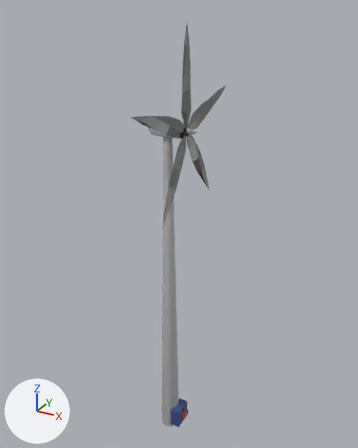
Before and after pictures for a commit that changed the FBX model models/fanAnimated.fbx.
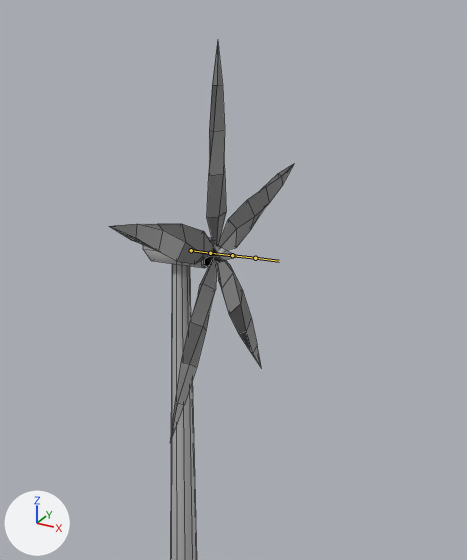
There are two pictures of each version: one whole from a 50 mm lens placed at (41.4, -71.3, 82.5), pointed at (0.8, 2.5, 45.6), one close up on the part from 21% to 88% of the width and 0% to 65% of the height. The axes (+X, +Y, +Z) are drawn at lower left. The lights are the same throughout. The bones that bend it are drawn over the model as lines in the close-ups. The close-ups show mesh edges as thin lines.

In view in the first close-up: 'fanBlades', 'fanPole'.
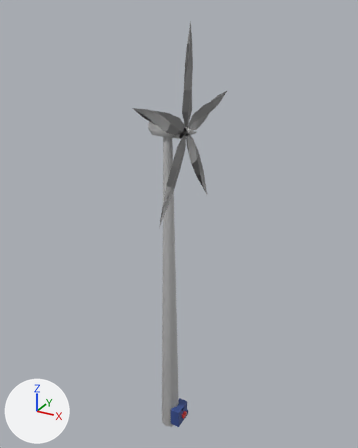
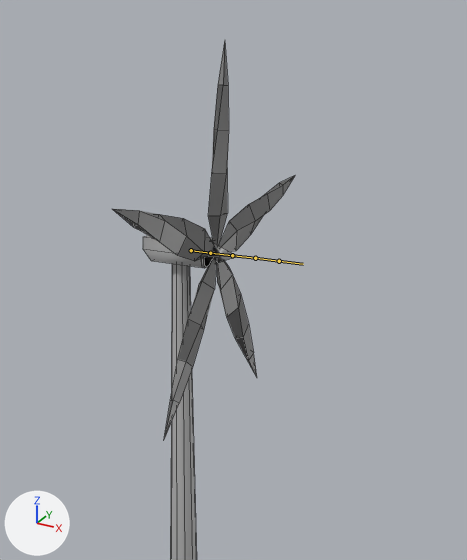
The newer file adds an action. The first version stands in its rest pose; the second is drawn at frame 40 of the action 'ArmatureFan|ArmatureFan|ArmatureFan|Idle'.

Where the change shows, as pixel boxes (x1, y1, x2, y2) in the close-ups (467 x 560 px):
'fanBlades', posed
    before: (110, 40, 294, 442)
    after: (113, 41, 295, 439)

What the commit changed:
Bone 'BoneFanFan' (bone_bonefanfan) turns from (0, 0, 0) to (0, -4, 0) degrees about its own x, y and z.
